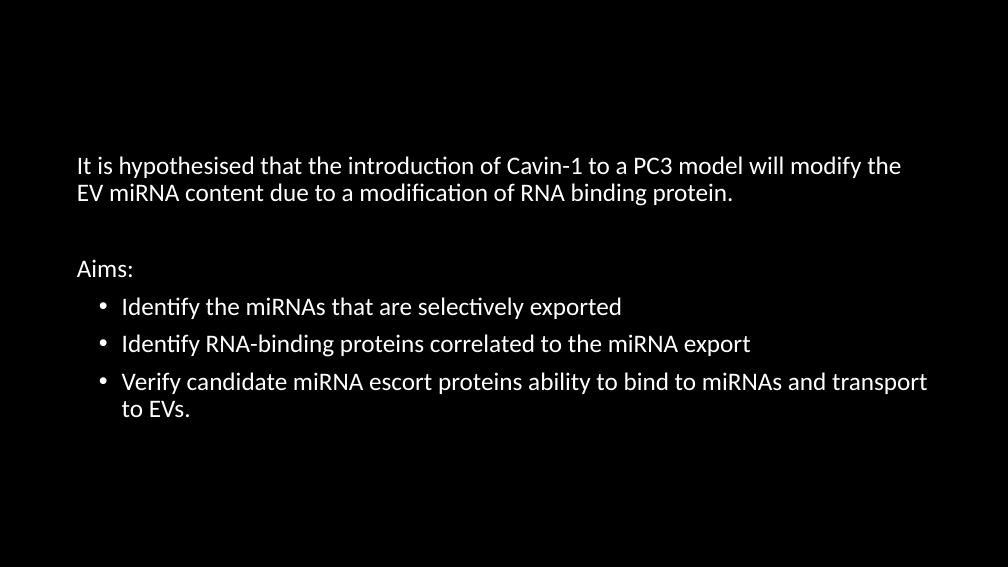
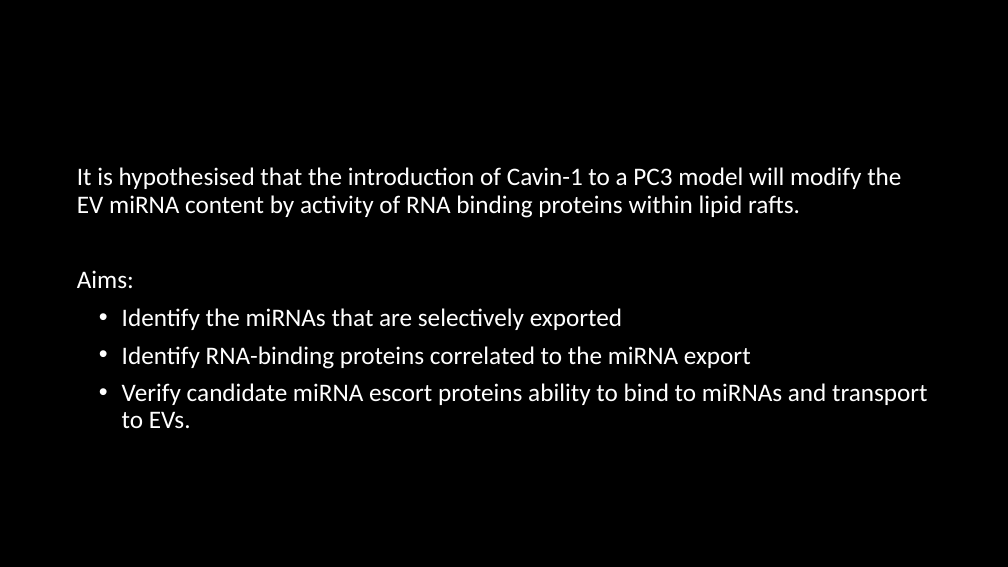
Before and after one commit to HarleyRobinson/Honours2, a slide deck: slide 8 of BackgroundInfo/Selective export of microRNA via extracellular vesicles.pptx (slide 7 before the commit). Drawn at 1008x567 pixels with LibreOffice and Linux fonts; fonts in the diff are those of the drawing; background and template pictures are left out. Boxes give left, top, right and bottom in pixels: in the first picture for what was removed or moved away, otherwise in the second. Text is boxed around its words. In the diff, an @@ line names an element or a change of style, - is before the commit and + after.

```diff
--- a/BackgroundInfo/Selective export of microRNA via extracellular vesicles.pptx
+++ b/BackgroundInfo/Selective export of microRNA via extracellular vesicles.pptx
@@ text "It is hypothesised that the ..." moved from (x1=77, y1=156, x2=928, y2=417) to (x1=77, y1=167, x2=928, y2=428) @@
@@ text at (x1=77, y1=167, x2=901, y2=218): text changed @@
-It is hypothesised that the introduction of Cavin-1 to a PC3 model will modify the EV miRNA content due to a modification of RNA binding protein.
+It is hypothesised that the introduction of Cavin-1 to a PC3 model will modify the EV miRNA content by activity of RNA binding proteins within lipid rafts.
```
Also in this commit, not shown: 9 other slides changed, 1 slide added, 20 other files.
